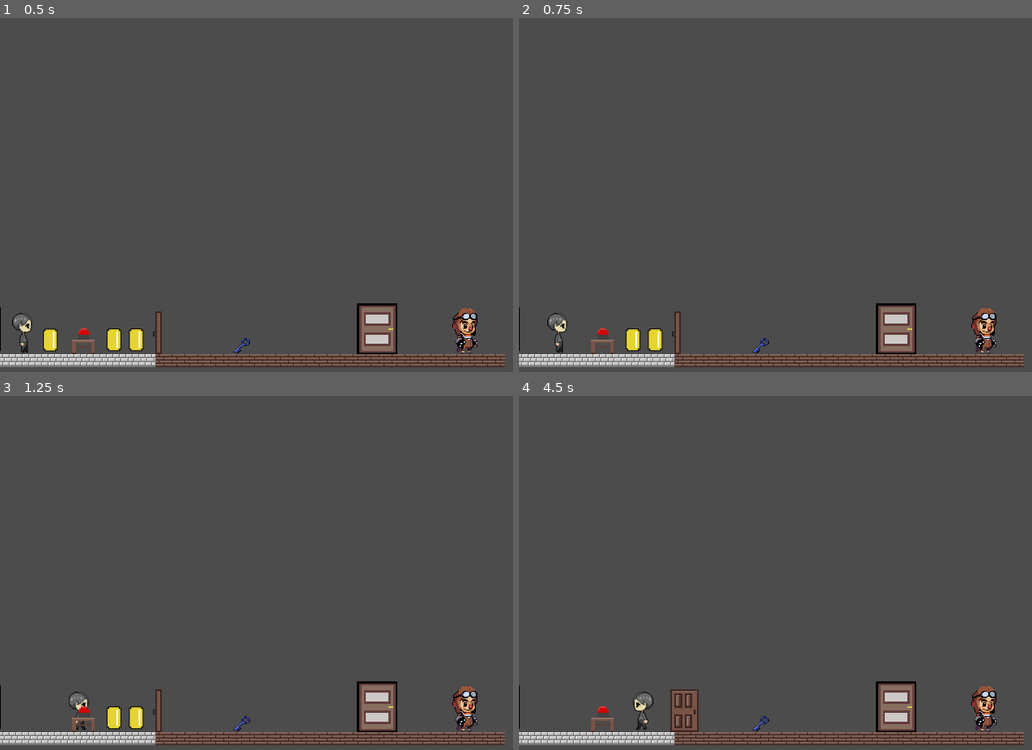
Above: before the commit, frames 1-4 (two rows, left to right).
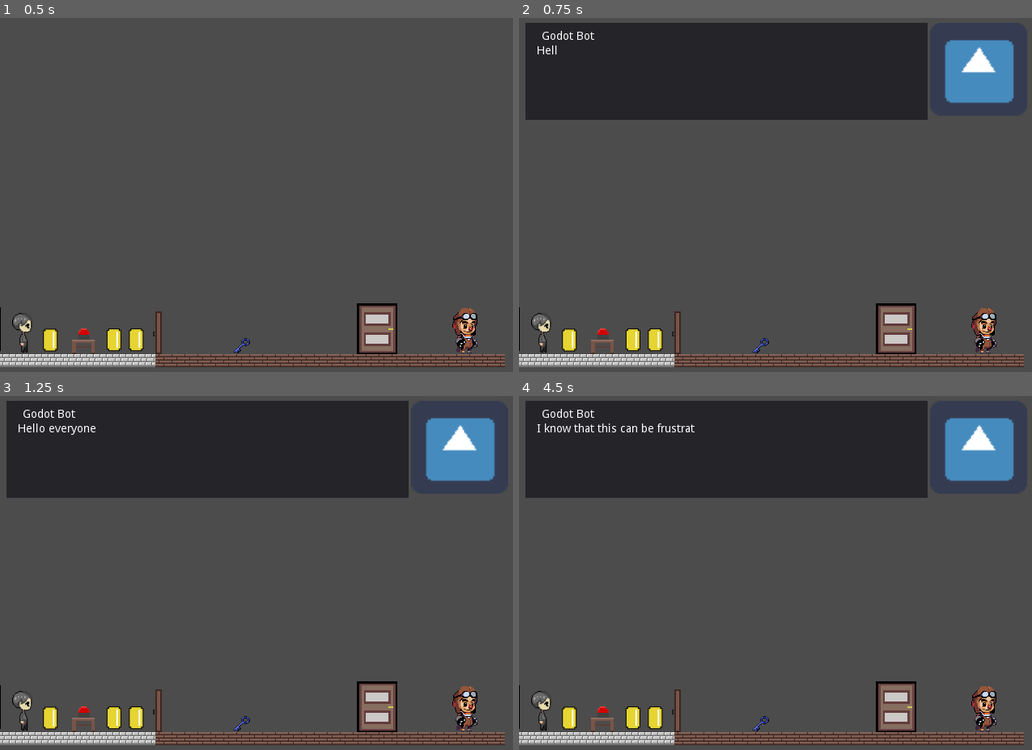
Above: after the commit, the same moments.

Repository: bkuon/Reverie
Game: Godot game, scene res://world.tscn
The game is run twice, just before and just after one commit, with the same random seed, the same clock (stepped at 60 frames per second) and the same inputs. The engine's default icon, where the game draws it, is replaced by a stand-in: a white triangle on a blue panel in a dark square.
Inputs:
- Up to frame 1 (0.5 s): no input
- Up to frame 2 (0.75 s): tap Enter at 0.5 s; hold Right (ui_right) from 0.53 s (still down); tap A (enter_door) at 0.6 s
- Up to frame 3 (1.25 s): keep holding Right (ui_right); tap Up (ui_up) at 0.77 s
- Up to frame 4 (4.5 s): tap Z (interact) at 1.35, 2.85, 4.35 s; tap Up (ui_up) at 1.52, 3.02, 3.77 s; release Right (ui_right) at 2.03 s; hold Left (ui_left) 2.03-2.78 s; tap A (enter_door) at 2.1, 3.6 s; hold Right (ui_right) 2.78-4.28 s; hold Left (ui_left) from 4.28 s (still down)

Frame 1 is identical in both runs. In frame 2, 24% of the frame differs, in the area x 1-97%, y 1-95%; in frame 3, 24%; in frame 4, 25%.

Commit message:
Titlescreen

Diff:
--- a/Globals.gd
+++ b/Globals.gd
@@ -9,7 +9,7 @@
 var popup = null
 var canvas_layer = null
 var dialogue = null
-var dialogueStart=false
+var dialogueStart=true
 
 var unlocked = false
 var coinCounter = 0
@@ -36,7 +36,6 @@
 			popup=null
 
 	if dialogueStart:
-
 		if dialogue==null:
 			dialogue = DIALOGUE_SCENE.instance()
 			canvas_layer.add_child(dialogue)
--- a/KinematicBody2D.gd
+++ b/KinematicBody2D.gd
@@ -32,10 +32,6 @@
 		motion.x=0
 		$sprite.play("idle")
 
-	if Input.is_action_pressed("ui_left") and Input.is_action_pressed("ui_right"):
-		motion.x=0
-		$sprite.play("idle")
-
 	move_and_slide(motion,RESISTANCE)
 
 
--- a/MC_Sprite.tscn
+++ b/MC_Sprite.tscn
@@ -29,14 +29,9 @@
 script = ExtResource( 1 )
 
 [node name="sprite" type="AnimatedSprite" parent="."]
-position = Vector2( 22.5, 434.5 )
 frames = SubResource( 1 )
 animation = "idle"
 
 [node name="CollisionShape2D" type="CollisionShape2D" parent="."]
-position = Vector2( 22.5, 435.5 )
+position = Vector2( 0, 1 )
 shape = SubResource( 2 )
-
-[node name="Camera2D" type="Camera2D" parent="."]
-position = Vector2( 320.587, 240 )
-current = true
--- a/TitleScreen.tscn
+++ b/TitleScreen.tscn
@@ -1,15 +1,18 @@
-[gd_scene load_steps=7 format=2]
+[gd_scene load_steps=8 format=2]
 
 [ext_resource path="res://game/title_screen.gd" type="Script" id=1]
 [ext_resource path="res://buttons/NewGameButton.tscn" type="PackedScene" id=2]
-[ext_resource path="res://buttons/ContinueButton.tscn" type="PackedScene" id=3]
-[ext_resource path="res://buttons/OptionsButton.tscn" type="PackedScene" id=4]
-[ext_resource path="res://icon.png" type="Texture" id=5]
-[ext_resource path="res://images/Picture1.png" type="Texture" id=6]
+[ext_resource path="res://buttons/OptionsButton.tscn" type="PackedScene" id=3]
+[ext_resource path="res://buttons/ContinueButton.tscn" type="PackedScene" id=4]
+[ext_resource path="res://buttons/ExitButton.tscn" type="PackedScene" id=5]
+[ext_resource path="res://icon.png" type="Texture" id=6]
+[ext_resource path="res://images/Picture1.png" type="Texture" id=7]
 
 [node name="TitleScreen" type="Control"]
 anchor_right = 1.0
 anchor_bottom = 1.0
+margin_left = 1.05264
+margin_right = 1.05261
 script = ExtResource( 1 )
 
 [node name="Menu" type="VBoxContainer" parent="."]
@@ -37,25 +40,30 @@
 alignment = 1
 
 [node name="NewGameButton" parent="Menu/CenterRow/Buttons" instance=ExtResource( 2 )]
-margin_top = 108.0
+margin_top = 28.0
 margin_right = 360.0
-margin_bottom = 168.0
+margin_bottom = 88.0
 focus_mode = 0
 action_mode = 0
 flat = false
 
-[node name="ContinueButton" parent="Menu/CenterRow/Buttons" instance=ExtResource( 3 )]
+[node name="OptionsButton" parent="Menu/CenterRow/Buttons" instance=ExtResource( 3 )]
+margin_top = 108.0
+margin_right = 360.0
+margin_bottom = 168.0
+flat = false
+
+[node name="ContinueButton" parent="Menu/CenterRow/Buttons" instance=ExtResource( 4 )]
 visible = false
 margin_top = 148.0
 margin_right = 360.0
 margin_bottom = 208.0
 flat = false
 
-[node name="OptionsButton" parent="Menu/CenterRow/Buttons" instance=ExtResource( 4 )]
-visible = false
-margin_top = 148.0
+[node name="ExitButton" parent="Menu/CenterRow/Buttons" instance=ExtResource( 5 )]
+margin_top = 188.0
 margin_right = 360.0
-margin_bottom = 208.0
+margin_bottom = 248.0
 flat = false
 
 [node name="CenterContainer" type="CenterContainer" parent="Menu/CenterRow"]
@@ -77,13 +85,13 @@
 margin_right = 1040.0
 margin_bottom = 560.0
 size_flags_vertical = 7
-text = "Version 0.1"
+text = "Version 1.0"
 
 [node name="icon" type="Sprite" parent="."]
 position = Vector2( 152.188, 426.593 )
-texture = ExtResource( 5 )
+texture = ExtResource( 6 )
 
 [node name="Picture1" type="Sprite" parent="."]
-position = Vector2( 350.889, 65.3993 )
+position = Vector2( 351.703, 55.6252 )
 scale = Vector2( 1.11112, 1.40444 )
-texture = ExtResource( 6 )
+texture = ExtResource( 7 )
--- /dev/null
+++ b/buttons/ExitButton.tscn
@@ -0,0 +1,9 @@
+[gd_scene load_steps=2 format=2]
+
+[ext_resource path="res://buttons/MenuButton.tscn" type="PackedScene" id=1]
+
+[node name="ExitButton" instance=ExtResource( 1 )]
+scene_to_load = "res://game/ExitGame.tscn"
+
+[node name="Label" parent="." index="0"]
+text = "Exit"
--- /dev/null
+++ b/game/ButtonExit.gd
@@ -0,0 +1,5 @@
+extends Button
+
+
+func _on_Button_pressed():
+	get_tree().quit()
--- /dev/null
+++ b/game/ExitGame.tscn
@@ -0,0 +1,41 @@
+[gd_scene load_steps=4 format=2]
+
+[ext_resource path="res://fonts/opensans_48.tres" type="DynamicFont" id=1]
+[ext_resource path="res://game/ButtonExit.gd" type="Script" id=2]
+[ext_resource path="res://game/return_to_title_2.gd" type="Script" id=3]
+
+[node name="ExitGame" type="Control"]
+anchor_right = 1.0
+anchor_bottom = 1.0
+
+[node name="CenterContainer" type="CenterContainer" parent="."]
+anchor_right = 1.0
+anchor_bottom = 1.0
+
+[node name="HBoxContainer" type="HBoxContainer" parent="CenterContainer"]
+margin_left = 65.0
+margin_top = 219.0
+margin_right = 575.0
+margin_bottom = 261.0
+
+[node name="Label" type="Label" parent="CenterContainer/HBoxContainer"]
+margin_right = 438.0
+margin_bottom = 42.0
+custom_fonts/font = ExtResource( 1 )
+text = "Are you sure you want to Quit? "
+
+[node name="Button" type="Button" parent="CenterContainer/HBoxContainer"]
+margin_left = 442.0
+margin_right = 476.0
+margin_bottom = 42.0
+text = "Yes"
+script = ExtResource( 2 )
+
+[node name="Button2" type="Button" parent="CenterContainer/HBoxContainer"]
+margin_left = 480.0
+margin_right = 510.0
+margin_bottom = 42.0
+text = "No"
+script = ExtResource( 3 )
+[connection signal="pressed" from="CenterContainer/HBoxContainer/Button" to="CenterContainer/HBoxContainer/Button" method="_on_Button_pressed"]
+[connection signal="pressed" from="CenterContainer/HBoxContainer/Button2" to="CenterContainer/HBoxContainer/Button2" method="_on_Button2_pressed"]
--- a/game/Options.tscn
+++ b/game/Options.tscn
@@ -1,16 +1,75 @@
-[gd_scene load_steps=2 format=2]
+[gd_scene load_steps=5 format=2]
 
 [ext_resource path="res://game/NewGame.tscn" type="PackedScene" id=1]
+[ext_resource path="res://fonts/OpenSans-Regular.ttf" type="DynamicFontData" id=2]
+[ext_resource path="res://fonts/opensans_48.tres" type="DynamicFont" id=3]
+
+[sub_resource type="DynamicFont" id=1]
+size = 38
+font_data = ExtResource( 2 )
 
 [node name="Options" instance=ExtResource( 1 )]
 
+[node name="CenterContainer" parent="." index="0"]
+margin_top = 3.0
+margin_right = -1.0
+margin_bottom = 3.0
+
 [node name="VBoxContainer" parent="CenterContainer" index="0"]
-margin_left = 480.0
-margin_right = 800.0
+margin_left = 194.0
+margin_top = 76.0
+margin_right = 445.0
+margin_bottom = 403.0
 
-[node name="Label" parent="CenterContainer/VBoxContainer" index="0"]
-margin_right = 320.0
-text = "Options Scene"
+[node name="Options Menu" type="Label" parent="CenterContainer/VBoxContainer" index="0"]
+margin_right = 251.0
+margin_bottom = 53.0
+custom_fonts/font = SubResource( 1 )
+text = "Options Menu"
 
-[node name="Button" parent="CenterContainer/VBoxContainer" index="1"]
-margin_right = 320.0
+[node name="Label" parent="CenterContainer/VBoxContainer" index="1"]
+margin_top = 57.0
+margin_right = 251.0
+margin_bottom = 99.0
+text = ""
+
+[node name="Mute Sound" type="Label" parent="CenterContainer/VBoxContainer" index="2"]
+margin_top = 103.0
+margin_right = 251.0
+margin_bottom = 145.0
+custom_fonts/font = ExtResource( 3 )
+text = "Mute Sound "
+
+[node name="CheckBox" type="CheckBox" parent="CenterContainer/VBoxContainer" index="3"]
+margin_top = 149.0
+margin_right = 251.0
+margin_bottom = 173.0
+
+[node name="<<Space>>" type="Label" parent="CenterContainer/VBoxContainer" index="4"]
+margin_top = 177.0
+margin_right = 251.0
+margin_bottom = 191.0
+
+[node name="Sound Volume" type="Label" parent="CenterContainer/VBoxContainer" index="5"]
+margin_top = 195.0
+margin_right = 251.0
+margin_bottom = 237.0
+custom_fonts/font = ExtResource( 3 )
+text = "Sound Volume"
+
+[node name="HSlider" type="HSlider" parent="CenterContainer/VBoxContainer" index="6"]
+margin_top = 241.0
+margin_right = 251.0
+margin_bottom = 257.0
+min_value = -24.0
+max_value = 0.0
+
+[node name="<<Space>>2" type="Label" parent="CenterContainer/VBoxContainer" index="7"]
+margin_top = 261.0
+margin_right = 251.0
+margin_bottom = 275.0
+
+[node name="Button" parent="CenterContainer/VBoxContainer" index="8"]
+margin_top = 279.0
+margin_right = 251.0
+margin_bottom = 327.0
--- /dev/null
+++ b/game/return_to_title_2.gd
@@ -0,0 +1,5 @@
+extends Button
+
+
+func _on_Button2_pressed():
+	get_tree().change_scene('res://TitleScreen.tscn')
--- a/game/title_screen.gd
+++ b/game/title_screen.gd
@@ -5,6 +5,7 @@
 # var b = "text"
 
 # Called when the node enters the scene tree for the first time.
+
 func _ready():
 	for button in $Menu/CenterRow/Buttons.get_children():
 		button.connect("pressed", self, "_on_Button_pressed", [button.scene_to_load])
--- a/world2.tscn
+++ b/world2.tscn
@@ -14,8 +14,8 @@
 tile_data = PoolIntArray( 786432, 1, 0, 983040, 1, 0, 983041, 1, 0, 983042, 1, 0, 983043, 1, 0, 983044, 1, 0, 983045, 1 …(237 unchanged characters)…
 
 [node name="MC_Sprite" parent="." instance=ExtResource( 2 )]
-position = Vector2( 0.22163, -222.149 )
+position = Vector2( 60.6777, 214.684 )
 
 [node name="Door" parent="." instance=ExtResource( 3 )]
 position = Vector2( 23.932, 204.44 )
-world_scene = "res://world.tscn"
+world_scene = ""
